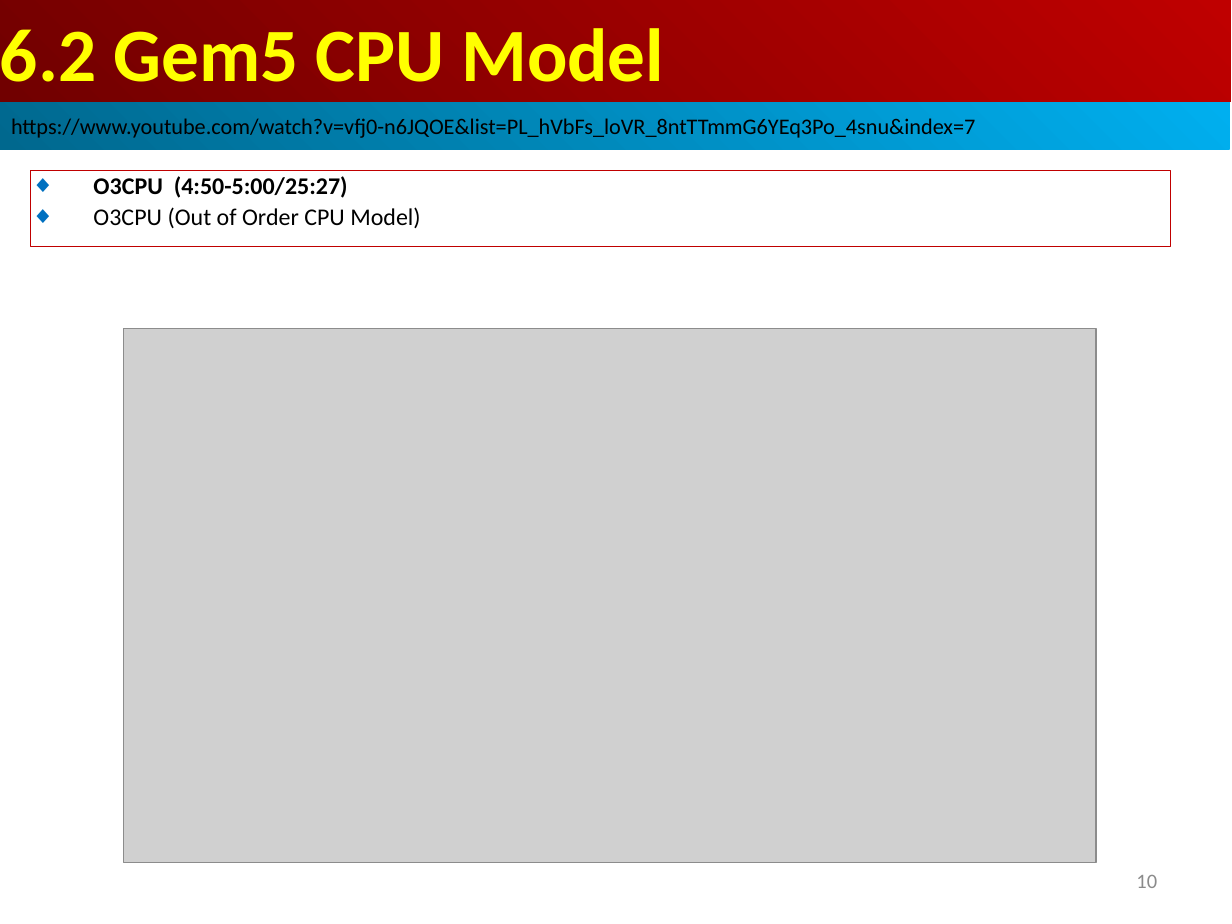
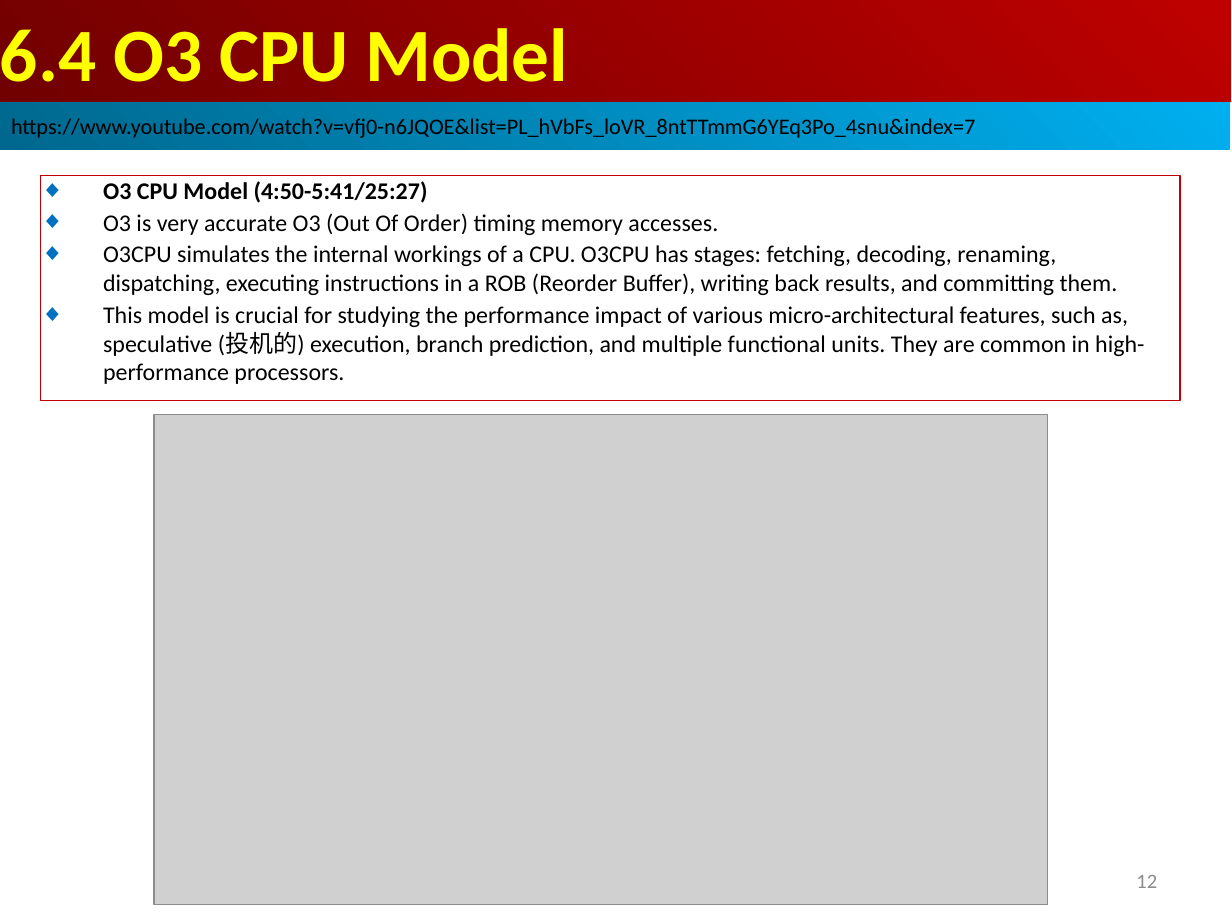
Before and after one commit to peterhchen/AIU_CS850_Gem5_McPAT, a slide deck: slide 12 of 050_Gem5/007.CPUModel/000_Video/007.CPUModel.ppt (slide 10 before the commit). Drawn at 1232x924 pixels with LibreOffice and Linux fonts; fonts in the diff are those of the drawing; grey boxes stand for pictures. Boxes give left, top, right and bottom in pixels: in the first picture for what was removed or moved away, otherwise in the second. Text is boxed around its words. In the diff, an @@ line names an element or a change of style, - is before the commit and + after.

```diff
--- a/050_Gem5/007.CPUModel/000_Video/007.CPUModel.ppt
+++ b/050_Gem5/007.CPUModel/000_Video/007.CPUModel.ppt
@@ text in rectangle at (0,28,568,82): text changed @@
-6.2 Gem5 CPU Model
+6.4 O3 CPU Model
@@ rectangle removed at (31,170,1170,246) @@
-◆ O3CPU (4:50-5:00/25:27)
-◆ O3CPU (Out of Order CPU Model)
@@ rectangle added at (41,175,1180,400), outline #C00000 0.74 pt, 14 pt, text #000000 @@
+◆ O3 CPU Model (4:50-5:41/25:27)
+◆ O3 is very accurate O3 (Out Of Order) timing memory accesses.
+◆ O3CPU simulates the internal workings of a CPU. O3CPU has stages: fetching, decoding, renaming, dispatching, executing instructions in a ROB (Reorder Buffer), writing back results, and committing them.
+◆ This model is crucial for studying the performance impact of various micro-architectural features, such as, speculative (投机的) execution, branch prediction, and multiple functional units. They are common in high-performance processors.
@@ picture: place and size @@
-picture at (123,329,1096,862)
+picture at (154,414,1047,904)
@@ page number at (1136,875,1157,888): text changed @@
-10
+12
```
Also in this commit, not shown: 3 other slides changed, 4 slides added, 1 slide removed.
